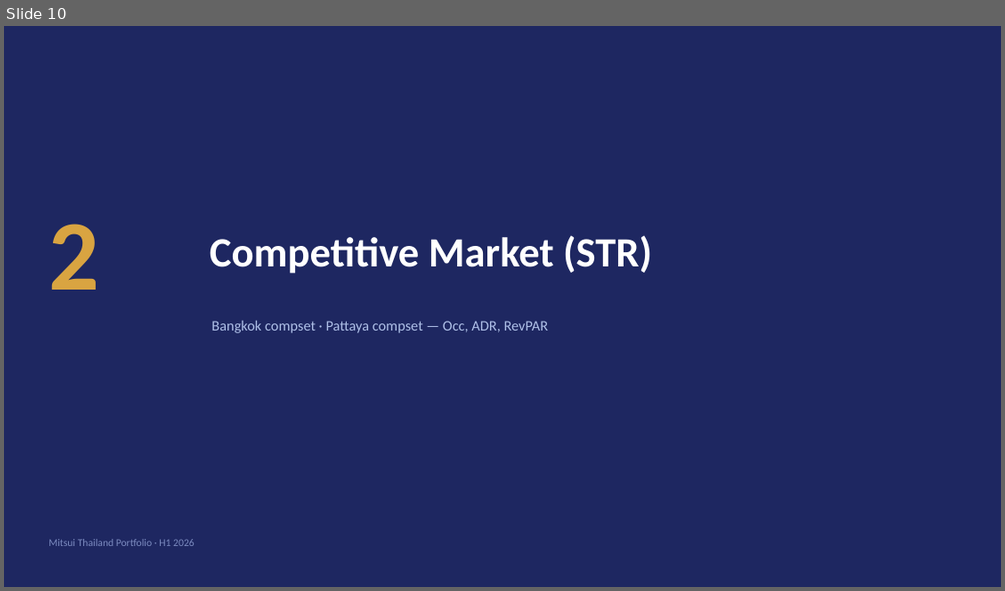
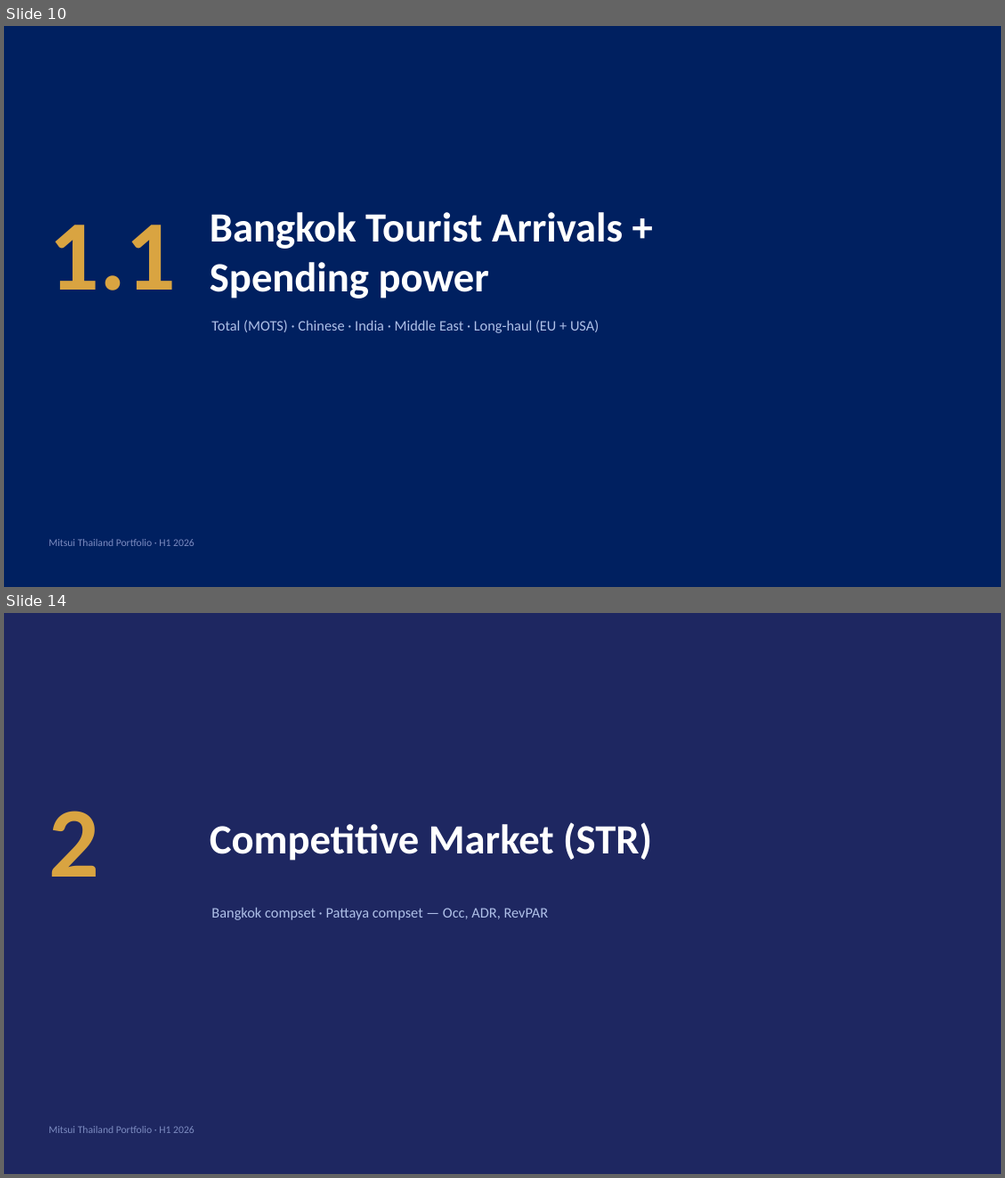
Before and after one commit to Chavin2543/mae-workspace, a slide deck: output/Portfolio_Performance_Report_H1-2026.pptx. Shown one above the other, each under a label of ours: slide 10 before the commit, slides 10 and 14 after it; the slides between them are not shown. The pictures are 1005x591 and 1005x1178 pixels, drawn with LibreOffice and Linux fonts; fonts in the diff are those of the drawing. Boxes give left, top, right and bottom in pixels: in the first picture for what was removed or moved away, otherwise in the second. Text is boxed around its words. In the diff, an @@ line names an element or a change of style, - is before the commit and + after.

```diff
--- a/output/Portfolio_Performance_Report_H1-2026.pptx
+++ b/output/Portfolio_Performance_Report_H1-2026.pptx
@@ slide 10 added at (4,26,1001,587), background #002060 @@
@@ text added at (210,212,623,298), 40 pt, text #FFFFFF, bold @@
+Bangkok Tourist Arrivals + Spending power
@@ text added at (48,224,176,290), 96 pt, text #D9A441, bold @@
+1.1
@@ text added at (211,320,599,333), 14 pt, text #AFC0E8 @@
+Total (MOTS) · Chinese · India · Middle East · Long-haul (EU + USA)
@@ text added at (48,539,194,546), 10 pt, text #7C8BC0 @@
+Mitsui Thailand Portfolio · H1 2026
@@ what was slide 10 is now slide 14 @@
```
Also in this commit, not shown: 33 slides changed, 3 other slides added, 3 other files.
